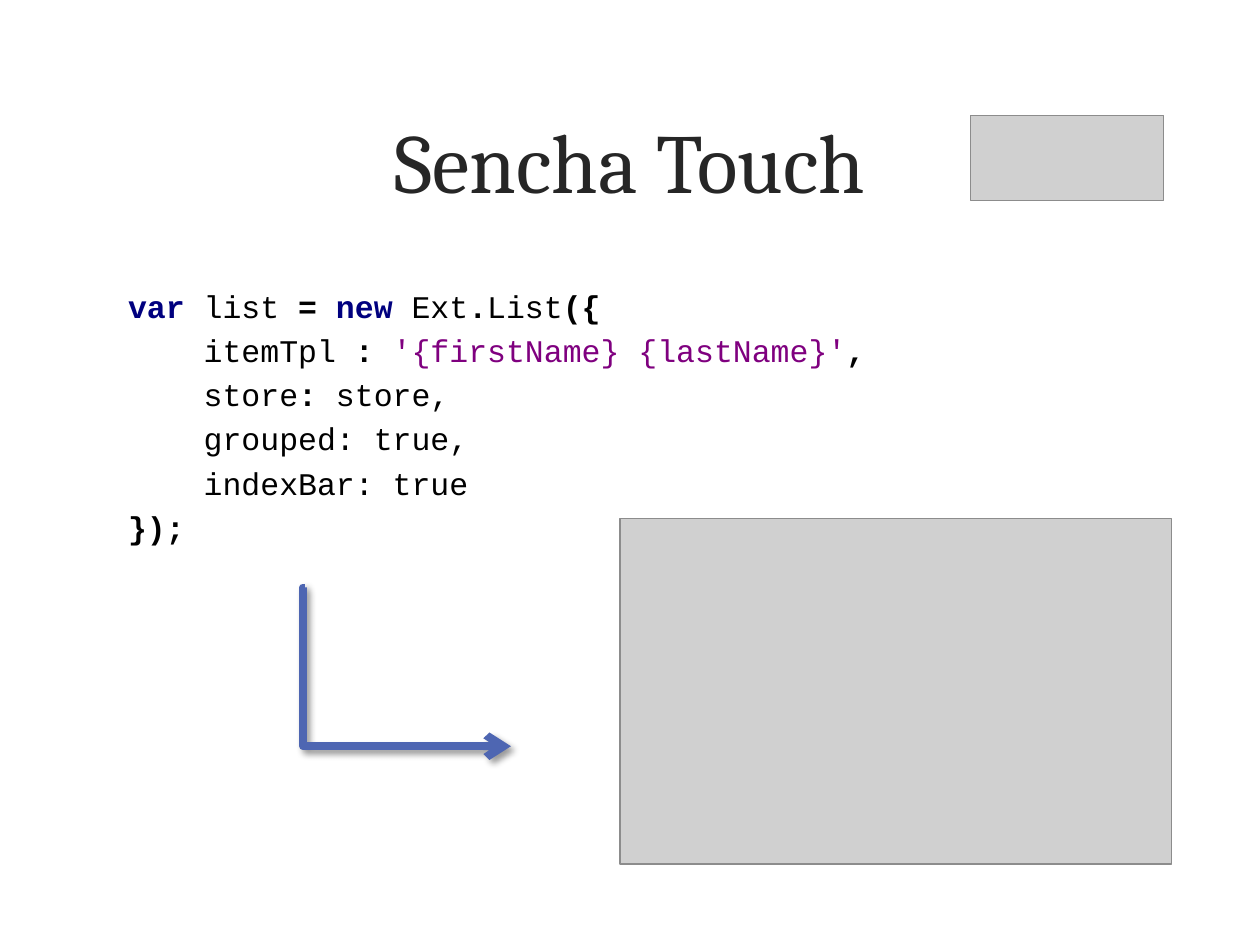
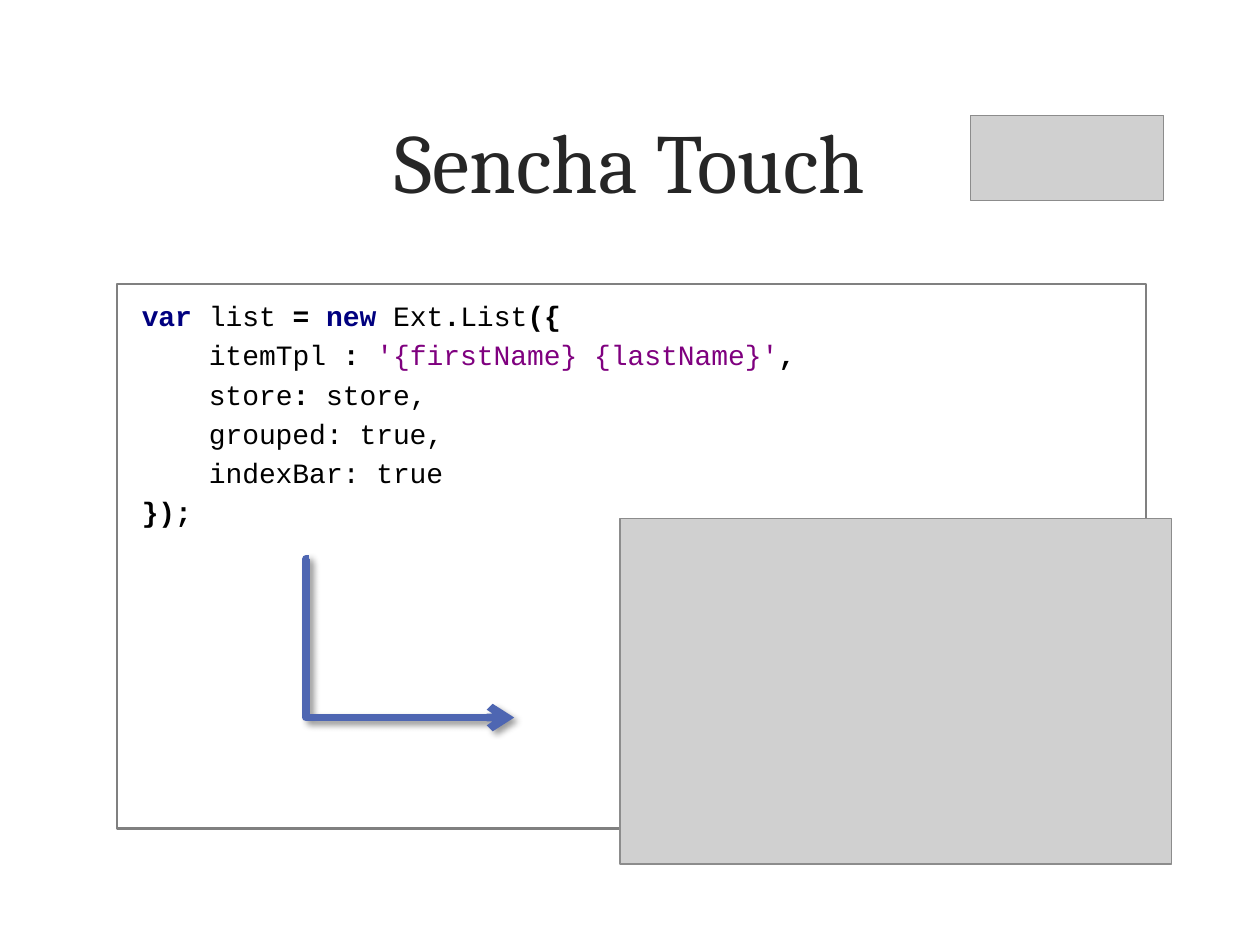
Before and after one commit to metaodi/TrailDevilsXPl-2, a slide deck: slide 6 of _DOCUMENTATION/Presentation/Praesentation-Traildevils-XPl2.pptx (slide 5 before the commit). Drawn at 1260x945 pixels with LibreOffice and Linux fonts; fonts in the diff are those of the drawing; grey boxes stand for pictures; background and template pictures are left out. Boxes give left, top, right and bottom in pixels: in the first picture for what was removed or moved away, otherwise in the second. Text is boxed around its words. In the diff, an @@ line names an element or a change of style, - is before the commit and + after.

```diff
--- a/_DOCUMENTATION/Presentation/Praesentation-Traildevils-XPl2.pptx
+++ b/_DOCUMENTATION/Presentation/Praesentation-Traildevils-XPl2.pptx
@@ rectangle "var list = new Ext.List({": place and size @@
-rectangle "var list = new Ext.List({" at [128, 295, 865, 496]
+rectangle "var list = new Ext.List({" at [117, 284, 1147, 828]
@@ rectangle "var list = new Ext.List({" at [117, 284, 1147, 828]: size 18 to 16 pt; fill none to #FFFFFF; outline none to #808080 1.5 pt @@
@@ elbow arrow moved from (305, 587) - (512, 746) to (309, 559) - (514, 718) @@
```
Also in this commit, not shown: 6 other slides changed, 7 slides added, 2 other files.
